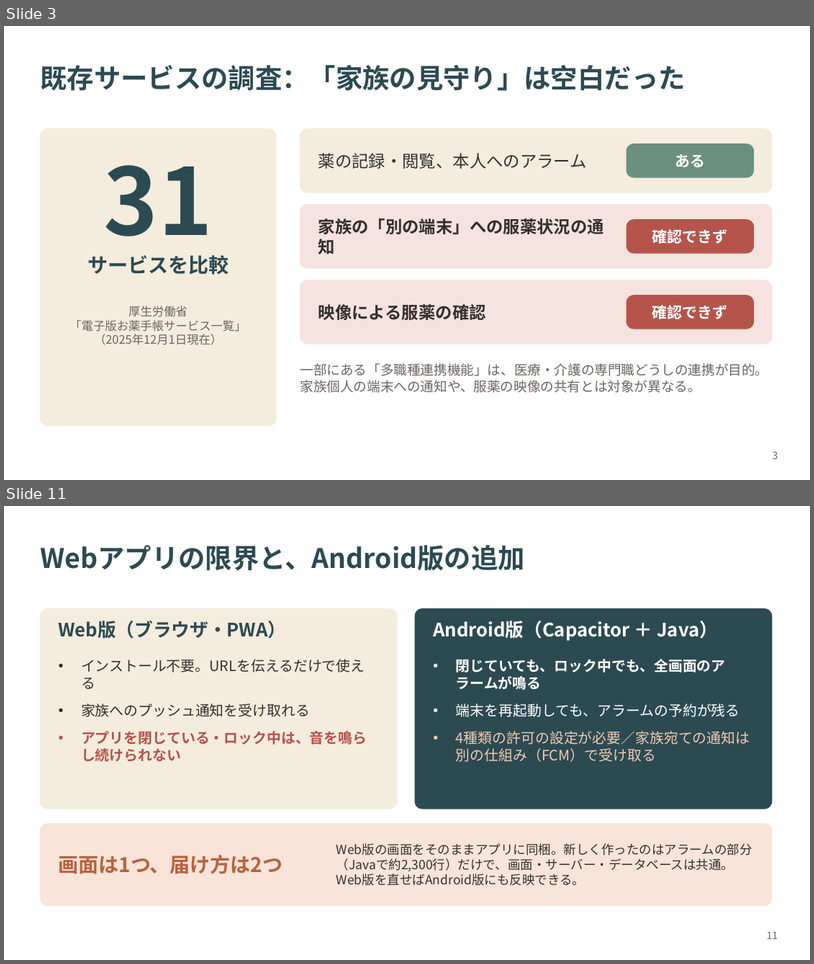
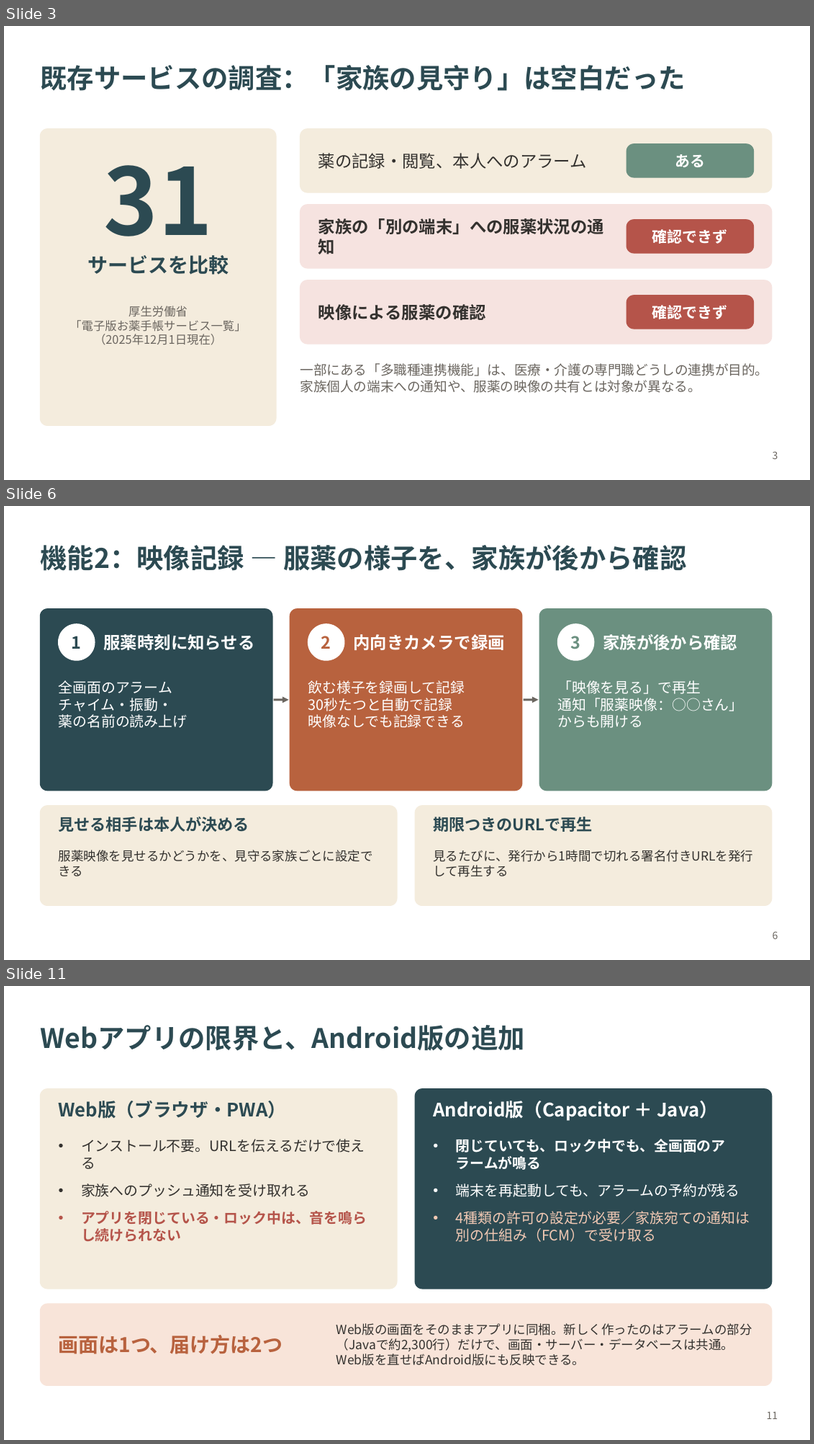
Before and after one commit to zono-NISHI/medi-watch, a slide deck: docs/卒論(参考資料)/最新の卒論、要旨、パワポ/2370354_西薗正彦_卒業論文発表.pptx. Shown one above the other, each under a label of ours: slides 3 and 11 before the commit, slides 3, 6 and 11 after it; the slides between them are not shown. The pictures are 814x964 and 814x1444 pixels, drawn with LibreOffice and Linux fonts; fonts in the diff are those of the drawing. Boxes give left, top, right and bottom in pixels: in the first picture for what was removed or moved away, otherwise in the second. Text is boxed around its words. In the diff, an @@ line names an element or a change of style, - is before the commit and + after.

```diff
--- a/docs/卒論(参考資料)/最新の卒論、要旨、パワポ/2370354_西薗正彦_卒業論文発表.pptx
+++ b/docs/卒論(参考資料)/最新の卒論、要旨、パワポ/2370354_西薗正彦_卒業論文発表.pptx
@@ slide 6 added at (4, 506, 810, 960), background #FFFFFF @@
@@ title added at (40, 545, 687, 571), 32 pt, text #2C4A52, bold @@
+機能2：映像記録 ― 服薬の様子を、家族が後から確認
@@ rounded rectangle added at (40, 609, 273, 790), fill #2C4A52, outline #2C4A52 1 pt @@
@@ rounded rectangle added at (290, 609, 522, 790), fill #B8623E, outline #B8623E 1 pt @@
@@ rounded rectangle added at (540, 609, 772, 790), fill #6B9080, outline #6B9080 1 pt @@
@@ ellipse added at (59, 624, 95, 660), fill #FFFFFF, outline #FFFFFF 1 pt @@
@@ text added at (104, 634, 255, 650), 20 pt, text #FFFFFF, bold @@
+服薬時刻に知らせる
@@ ellipse added at (309, 624, 345, 660), fill #FFFFFF, outline #FFFFFF 1 pt @@
@@ text added at (353, 634, 504, 650), 20 pt, text #FFFFFF, bold @@
+内向きカメラで録画
@@ ellipse added at (558, 624, 594, 660), fill #FFFFFF, outline #FFFFFF 1 pt @@
@@ text added at (603, 634, 738, 650), 20 pt, text #FFFFFF, bold @@
+家族が後から確認
@@ text added at (72, 636, 82, 649), 20 pt, text #2C4A52, bold @@
+1
@@ text added at (322, 636, 332, 649), 20 pt, text #B8623E, bold @@
+2
@@ text added at (571, 636, 581, 649), 20 pt, text #6B9080, bold @@
+3
@@ text added at (59, 680, 188, 728), 17 pt, text #FFFFFF @@
+全画面のアラーム
+チャイム・振動・
+薬の名前の読み上げ
@@ arrow added from (274, 700) to (289, 700), #6B6660 2.5 pt @@
@@ text added at (308, 680, 465, 728), 17 pt, text #FFFFFF @@
+飲む様子を録画して記録
+30秒たつと自動で記録
+映像なしでも記録できる
@@ arrow added from (524, 700) to (539, 700), #6B6660 2.5 pt @@
@@ text added at (558, 680, 743, 728), 17 pt, text #FFFFFF @@
+「映像を見る」で再生
+通知「服薬映像：○○さん」
+からも開ける
@@ rounded rectangle added at (40, 806, 397, 906), fill #F4ECDD, outline #F4ECDD 1 pt @@
@@ rounded rectangle added at (415, 806, 772, 906), fill #F4ECDD, outline #F4ECDD 1 pt @@
@@ text added at (59, 816, 250, 831), 19 pt, text #2C4A52, bold @@
+見せる相手は本人が決める
@@ text added at (433, 816, 592, 831), 19 pt, text #2C4A52, bold @@
+期限つきのURLで再生
@@ text added at (59, 849, 373, 876), 15 pt, text #33312E @@
+服薬映像を見せるかどうかを、見守る家族ごとに設定できる
@@ text added at (433, 849, 754, 862), 15 pt, text #33312E @@
+見るたびに、発行から1時間で切れる署名付きURLを発行して再生する
@@ page number added at (773, 931, 779, 939), 12 pt, text #6B6660 @@
+6
```
Also in this commit, not shown: 3 slides changed, 4 other slides added, 6 slides removed, 4 other files.
